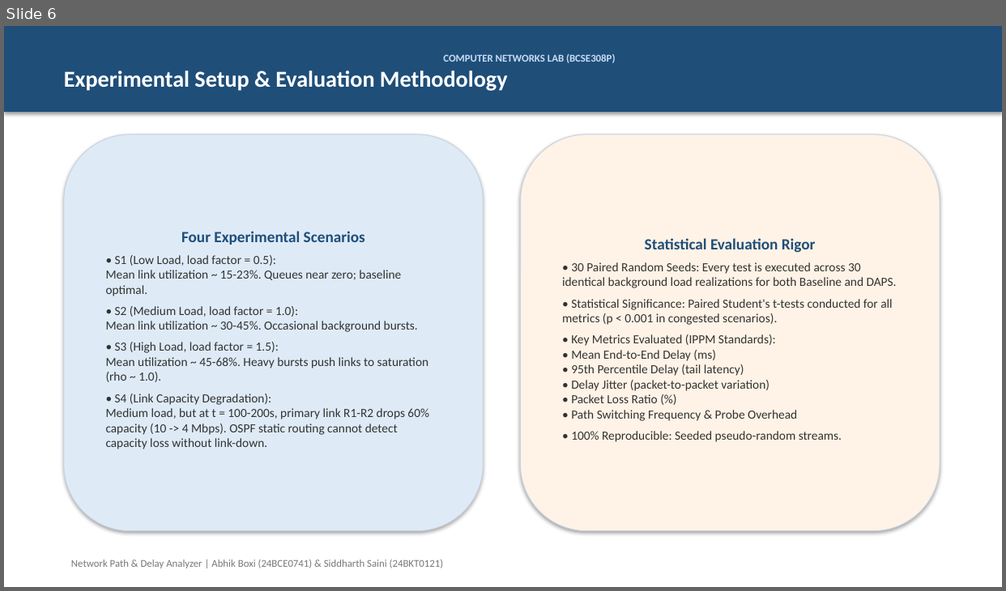
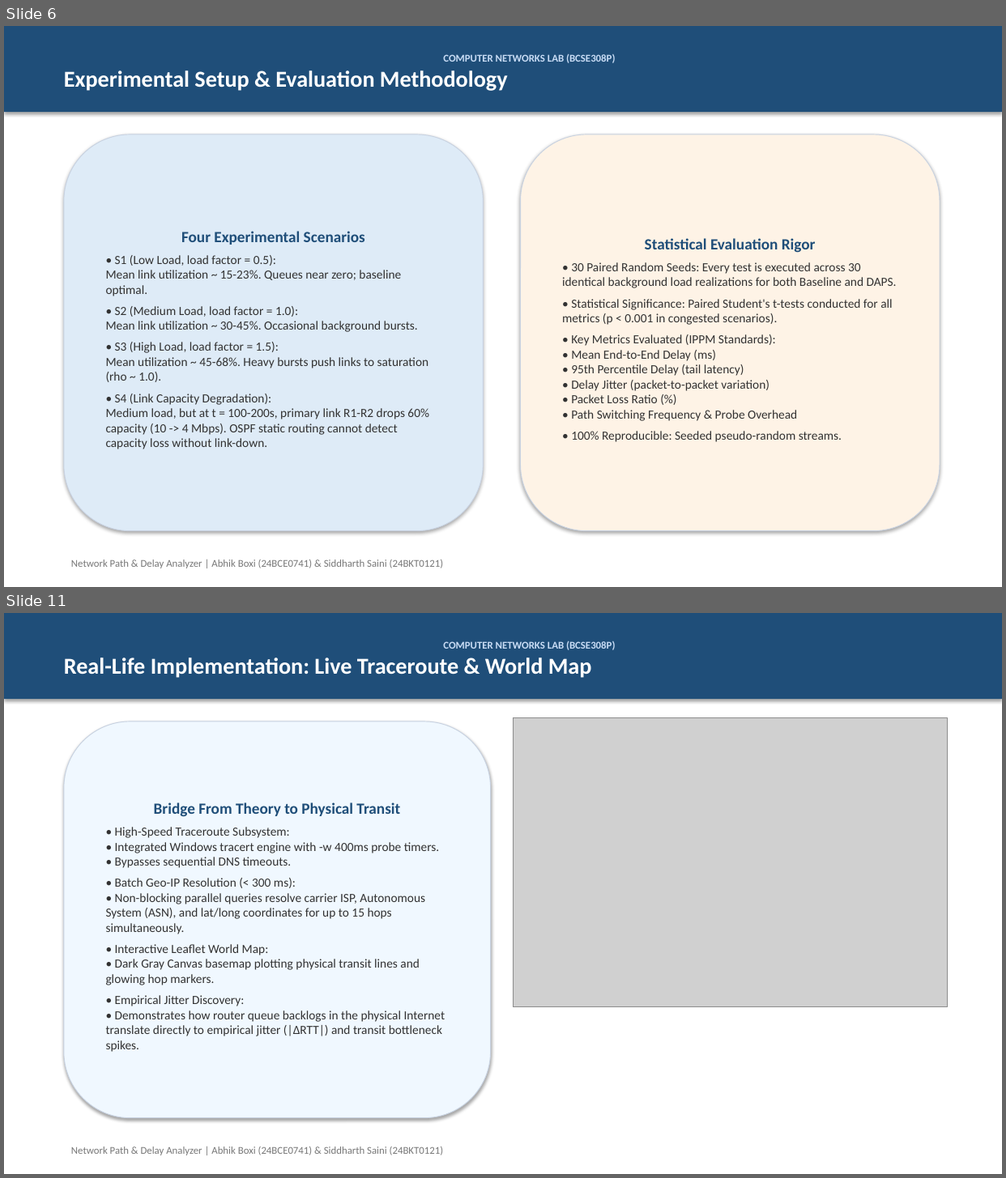
Before and after one commit to Someone1701/Network-Path-and-Delay-Analyzer, a slide deck: Network_Path_and_Delay_Analyzer_Presentation.pptx. Shown one above the other, each under a label of ours: slide 6 before the commit, slides 6 and 11 after it; the slides between them are not shown. The pictures are 1006x591 and 1006x1178 pixels, drawn with LibreOffice and Linux fonts; fonts in the diff are those of the drawing; grey boxes stand for pictures. Boxes give left, top, right and bottom in pixels: in the first picture for what was removed or moved away, otherwise in the second. Text is boxed around its words. In the diff, an @@ line names an element or a change of style, - is before the commit and + after.

```diff
--- a/Network_Path_and_Delay_Analyzer_Presentation.pptx
+++ b/Network_Path_and_Delay_Analyzer_Presentation.pptx
@@ slide 11 added at (x1=4, y1=613, x2=1002, y2=1174), background #FFFFFF @@
@@ rectangle added at (x1=4, y1=613, x2=1002, y2=699), fill #1F4E79, 22 pt, text #FFFFFF, bold @@
+COMPUTER NETWORKS LAB (BCSE308P)
+Real-Life Implementation: Live Traceroute & World Map
@@ rounded rectangle added at (x1=64, y1=722, x2=491, y2=1118), fill #F0F8FF, outline #C8D2E1 0.75 pt, 12 pt, text #323232 @@
+Bridge From Theory to Physical Transit
+• High-Speed Traceroute Subsystem:
+• Integrated Windows tracert engine with -w 400ms probe timers.
+• Bypasses sequential DNS timeouts.
+• Batch Geo-IP Resolution (< 300 ms):
+• Non-blocking parallel queries resolve carrier ISP, Autonomous System (ASN), and lat/long coordinates for up to 15 hops simultaneously.
+• Interactive Leaflet World Map:
+• Dark Gray Canvas basemap plotting physical transit lines and glowing hop markers.
+• Empirical Jitter Discovery:
+• Demonstrates how router queue backlogs in the physical Internet translate directly to empirical jitter (|ΔRTT|) and transit bottleneck spikes.
@@ picture added at (x1=513, y1=717, x2=948, y2=1007) @@
@@ text added at (x1=71, y1=1147, x2=444, y2=1156), 10 pt, text #787878 @@
+Network Path & Delay Analyzer | Abhik Boxi (24BCE0741) & Siddharth Saini (24BKT0121)
```
Also in this commit, not shown: 4 slides changed, 1 other slide added, 2 other files.
